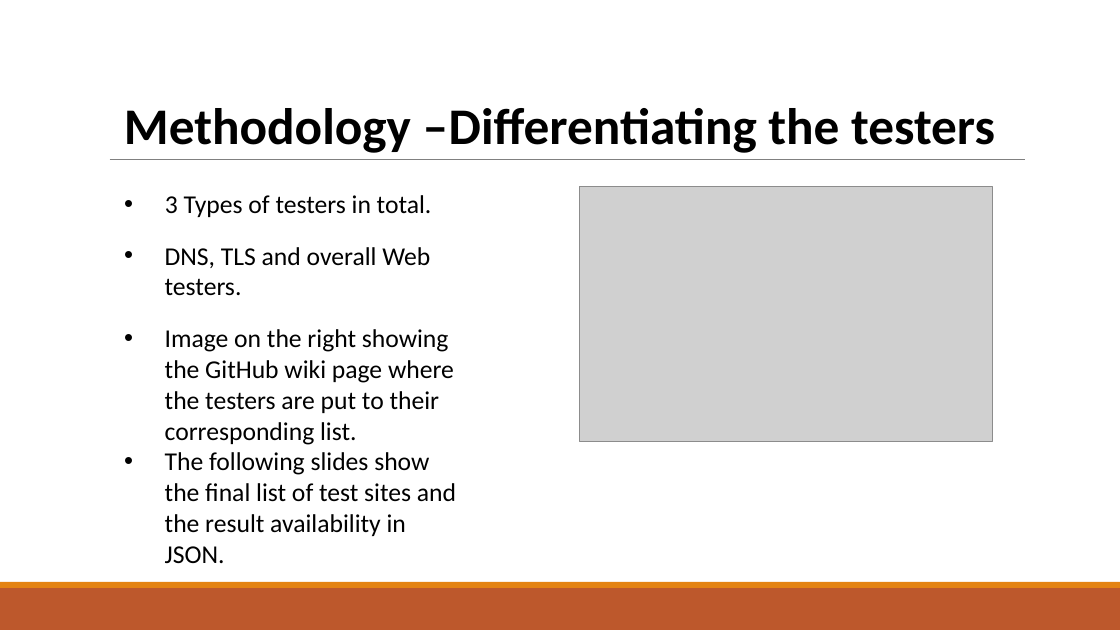
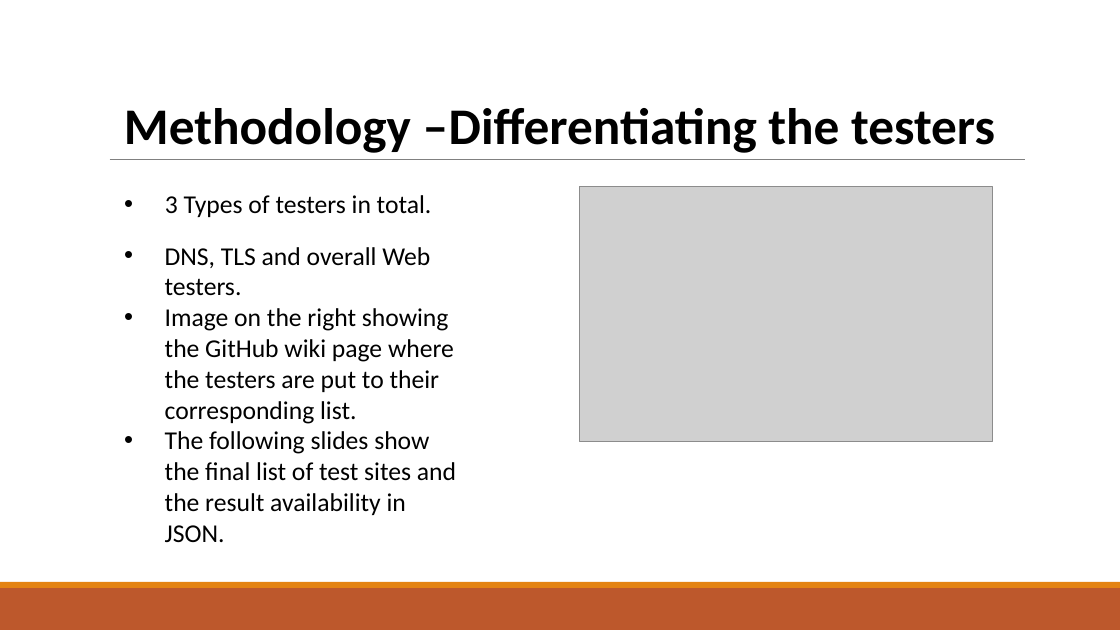
Before and after one commit to Fedchukhlib/4E2-Project, a slide deck: slide 5 of 4E1 HF-Project-Presentation.pptx. Drawn at 1120x630 pixels with LibreOffice and Linux fonts; fonts in the diff are those of the drawing; grey boxes stand for pictures. Boxes give left, top, right and bottom in pixels: in the first picture for what was removed or moved away, otherwise in the second. Text is boxed around its words. In the diff, an @@ line names an element or a change of style, - is before the commit and + after.

```diff
--- a/4E1 HF-Project-Presentation.pptx
+++ b/4E1 HF-Project-Presentation.pptx
@@ text "DNS, TLS and overall Web ..." rewrapped from [165,247,456,563] to [165,247,456,542] @@
```
Also in this commit, not shown: 3 other slides changed, 1 slide removed.
